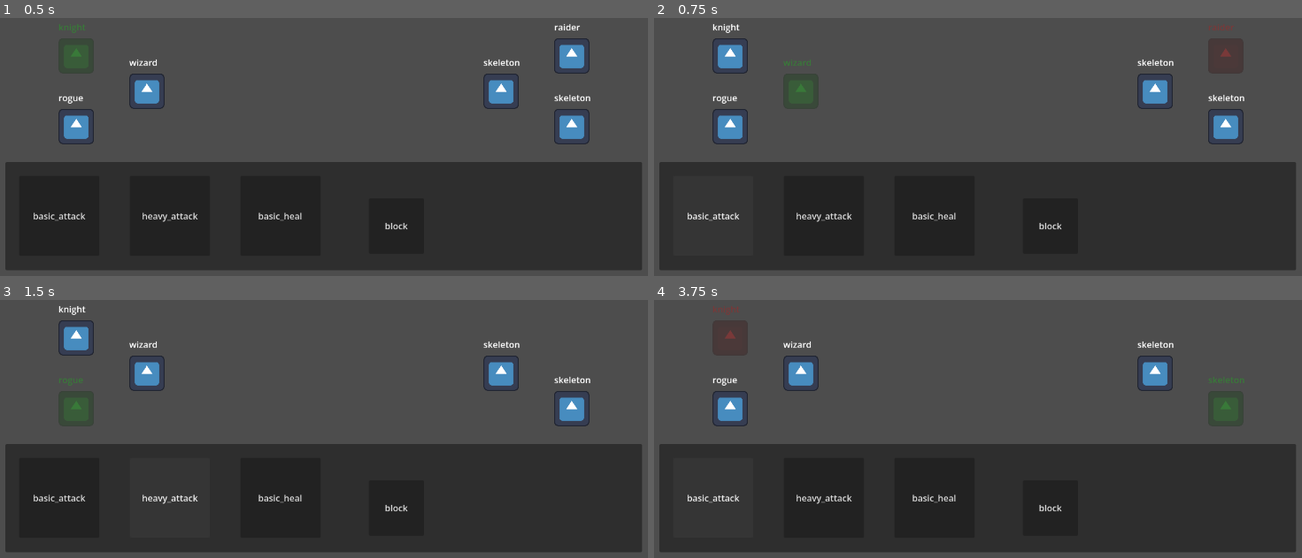
Above: before the commit, frames 1-4 (two rows, left to right).
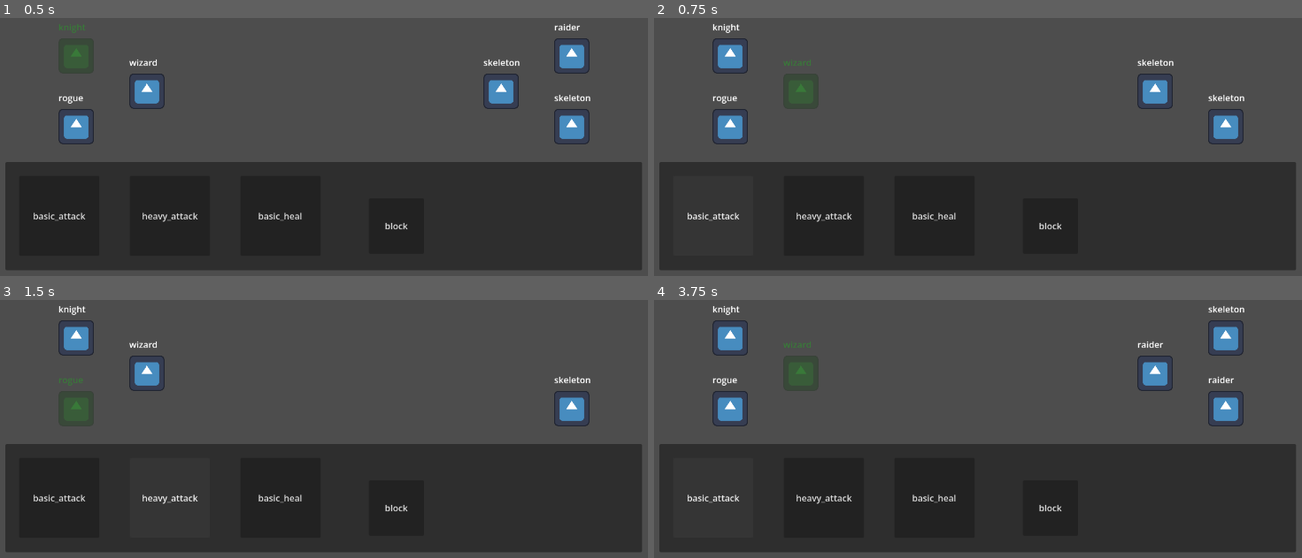
Above: after the commit, the same moments.

Repository: Kaeleb-Greene/dungeoneers-2
Game: Godot game, scene res://Scenes/dungeon.tscn
Same seed, same stepped clock (60 frames per second), same inputs: the game is played once before the commit and once after it. This scene is started directly instead of the project's main scene. The engine's default icon, where the game draws it, is replaced by a stand-in: a white triangle on a blue panel in a dark square.
Inputs:
- Up to frame 1 (0.5 s): no input
- Up to frame 2 (0.75 s): click "basic_attack" at 0.5 s
- Up to frame 3 (1.5 s): click "heavy_attack" at 1.25 s
- Up to frame 4 (3.75 s): click "basic_heal" at 2 s; click "block" at 2.75 s; click "basic_attack" at 3.5 s

Frame 1 is identical in both runs. In frame 2, less than 0.1% of the frame differs, in the area x 85-90%, y 2-16%; in frame 3, 0.6%; in frame 4, 2.8%, in the area x 9-92%, y 2-49%.

Commit message:
Finished the Card Data Base
- Finished adding all monster and player cards to the card database to be used for case handling.
- No functionality is available yet, but every card is being assigned and is accessible.

Diff:
--- a/Scenes/dungeon.tscn
+++ b/Scenes/dungeon.tscn
@@ -47,8 +47,6 @@
 text = "block
 "
 
-[node name="TurnQueue" type="Node2D" parent="." unique_id=1126370271]
-
 [node name="Camera2D" type="Camera2D" parent="." unique_id=696356979]
 
 [node name="Level0" type="Node2D" parent="." unique_id=1742555627]
--- a/Scripts/Dungeon/card_control.gd
+++ b/Scripts/Dungeon/card_control.gd
@@ -2,8 +2,6 @@
 
 #Card type + Description
 var card_def: Dictionary = {
-
-	#region PLAYER
 
 	### UNIVERSAL ###
 
@@ -11,84 +9,77 @@
 	"heavy_attack": ["attack", 2, "Attacks the enemy for 6 damage"],
 	"basic_heal": ["heal", 4, "Heals the target 4 health"],
 
+	#region PLAYER
+
 	#region TANK
 
-	### BASIC ###
-
 	### KNIGHT ###
-		#SPECIAL
-		"mighty_blow": ["attack", 1.5, "Attacks an enemy with 1.5x damage."],
-
-		#ADVANCED
+		"mighty_blow": ["attack", 1, "Strike a heavy blow to an enemy dealing 1.5x dmg, if target is below half hp deal 2x dmg."],
+		"swordsmandship": ["attack", 1, "Parry the next attack towards you and deal 1x dmg to the Attacker, if the attackers dmg stat is higher than it fails."],
+		"knights_defense": ["buff", 1, "Shield a party member absorbing the damage for them."],
 
 	### DWARF ###
-		#SPECIAL
-
-		#ADVANCED
+		"explosive": ["attack", 2, "Build a bomb that does 2x dmg to use on your next turn"],
+		"dwarven_weaponry": ["buff", .1, "Upgrade a party members dmg by 10%(only can be used once per party member, lasts the remainder of the floor)."],
+		"dwarven plating": ["buff", .1, "Armor a party member increasing their max health by 10%(only can be used once per party member, lasts the remainder of the floor)"],
 
 	### BARBARIAN ###
-		#SPECIAL
-		"taunt": ["debuff", 0, "Forces all monsters to attack this character until their next turn."],
-
-
-		#ADVANCED
+		"taunt": ["curse", .5, "Gain the attention of the enemies giving them a 50% chance to target you."],
+		"enrage": ["buff", .5, "Give a 50% chance on your next attack to hit twice."],
+		"drunken_rage": ["buff", 2, "Go berserk for 2 turns in a row dealing 2x dmg but lose a turn afterwards"],
 
 	### NECROMANCER ###
-		#SPECIAL
-
-		#ADVANCED
+		"arise": ["special", [.5], "Summon a skeleton .5x dmg on your turn that attacks randomly (cannot exceed 6 total party members)"],
+		"soul_reaping": ["attack", [.5], "Deal .5x dmg to an enemy stealing health for yourself"],
+		"spirit_sacriface": ["attack", [.75], "Destroy all active skeletons adding .75x dmg to your next attack per skeleton"],
 
 	#endregion
 
 	#region DAMAGE
 
-	### BASIC ###
-
 	### WIZARD ###
-		#SPECIAL
-
-		#ADVANCED
+	"vegas_fireball": ["attack", [1, 3].pick_random(), "Cast a fireball that does either 1 damage or 3x dmg"],
+	"fireball_maxima": ["attack", 2.5, "Cast a fireball that does .5x dmg to an enemy or has a 20% chance to do 2.5x base damage to all enemies"],
+	"magical_field": ["buff", 1, "Shield yourself in a magical bubble for 1 turns that reflects all incoming attack"],
 
 	### ARCHER ###
-		#SPECIAL
-
-		#ADVANCED
+	"arrow_barrage": ["attack", .5, "Rain down arrows on the enemy with a 50% chance to 1x dmg on each enemy"],
+	"longshot": ["attack", 2, "Draw your bow back for a heavy shot dealing 2x dmg"],
+	"freeze_arrow": ["attack", 1, "Does 1x dmg, 25% chance to freeze the enemy for their next turn"],
 
 	### HUNTSMAN ###
-		#SPECIAL
-
-		#ADVANCED
+	"mans_best_friend": ["special", 1, "Summon a companion dog with .5x huntsmans max hp that deals 1x dmg every turn to a random enemy"],
+	"buckshot": ["attack", 2, "Fire a heavy blow from your rifle dealing 2x base damage"],
+	"hunters_mark": ["buff", 1.5, "Marked enemy will take 1.5x more dmg from the dog until the enemy is defeated."],
+
+	### Rogue ###
+	"shadow_step": ["attack", .5, "Deal .5x base damage to all enemies"],
+	"pick_pocket": ["special", .5, "Deal .5x base damage and distract an enemy skipping their next turn"],
+	"backstab": ["attack", 2, "Vanish for a turn, then next turn hit one enemy for 2x dmg. If hit before your next turn and damage is amplified by 1.5x"],
+
+	#endregion
+
+	#region SUPPORT
 
 	### LANDON ###
-		#SPECIAL
-
-		#ADVANCED
-
-	#endregion
-
-	#region SUPPORT
-
-	### BASIC ###
-
-	### ROGUE ###
-		#SPECIAL
-
-		#ADVANCED
+	"study_time": ["special", 1, "Use any ability of one of your other party members"],
+	"self_improvement": ["buff", .2, "Increase your attack by 20% for the rest of the floor (cannot be stacked)"],
+	"student_enrollment": ["special", .15, "Enroll a party member as your student increasing all their stats by 15% for the rest of the floor (can be used once per floor)."],
 
 	### CLERIC ###
-		#SPECIAL
-
-		#ADVANCED
+	"blessing": ["heal", .3, "Heal a party member for 30% of their max hp"],
+	"heavenly_blow": ["attack", 1, "Strike the enemy dealing Nx damage (n equals the number of party members above half health not including summons)"],
+	"heavenly_blessing": ["heal", .2, "Heal your whole party for 20% of each max health"],
 
 	### ALCHEMIST ###
-		#SPECIAL
-
-		#ADVANCED
+	"hearty_potion": ["heal", .3, "Heal target for 3% of their max hp"],
+	"robust_potion": ["buff", .25, "Increase a party members next attack by 25%"],
+	"hardy_potion": ["buff", 1, "Negate the next attack against a party member"],
 
 	### DRUID ###
-		#SPECIAL
-
-		#ADVANCED
+	"thorny_vines": ["attack", .5, "Ensnare an enemy in vines dealing .75x dmg and skipping their next turn"],
+	"petals_of_vitality": ["heal", .3, "Heal a party member for 30% of their max health"],
+	"gaia_blessing": ["buff", .2, "Increase your entire parties dmg by 20% for 1 turns"],
 
 	#endregion
 
@@ -96,99 +87,154 @@
 
 	#region MONSTER
 
+	"weak_strike": ["attack", 1, "Strikes a party member inflicting 1x damage."],
+	"intermediate_strike": ["attack", 1.75, "Strikes a party member inflicting 1.75x damage."],
+	"heavy_strike": ["attack", 2.25, "Strikes a party member inflicting 2.25x damage."],
+	"inhuman_strike": ["attack", 3, "Strikes a party member inflicting 3x damage."],
+
 	#region CRYPT
 
 	### ZOMBIE ###
-	"bite": ["attack", 1, "Bites a party member inflicting 2 damage"],
-	"scratch": ["attack", 1, "Bites a party member inflicting 2 damage"],
+	"bite": ["attack", 1, "Bites a party member inflicting 2 damage."],
+	"scratch": ["attack", 1, "Bites a party member inflicting 2 damage."],
 
 	### SKELETON ###
-	"shoot_arrow": ["attack", 1, "Shoot an arrow at a party member inflicting 2 damage"],
+	"shoot_arrow": ["attack", 1, "Shoot an arrow at a party member inflicting 2 damage."],
 
 	### RAIDER ###
-	"shoot_bolt": ["attack", 1.25, "Shoot a bolt at a party member inflicting 4 damage"],
-	"raider_axe_throw": ["attack", 1.25, "Throw an axe at a party member inflicting 4 damage"],
-	"rally": ["buff", 1.5, "Organizes other monsters raising their attack by 1.5x"],
+	"shoot_bolt": ["attack", 1.25, "Shoot a bolt at a party member inflicting 1.25x damage."],
+	"raider_axe_throw": ["attack", 1.25, "Throw an axe at a party member inflicting 1.25x damage."],
+	"rally": ["buff", 1.5, "Organizes other monsters raising their attack by 1.5x."],
 
 	### MEGA KNIGHT ###
-	"mega_strike": ["attack", 2, "Strikes a party member inflicting 6 damage"],
-	"mega_heal": ["heal", 8, "Shoot a bolt at a party member inflicting 4 damage"],
+	"chivalry": ["buff", .1, "Shoot a bolt at a party member inflicting 8 damage."],
+	"mega_heal": ["heal", .3, "Self heal for 30% of max health."],
 
 	#endregion
 
 	#region SWAMP
 
 	### GOBLIN ###
-	"dagger_throw": ["attack", 1.75, "Strikes a party member inflicting 4 damage"],
-	"poison_strike": ["attack", 1.5, "Strikes a party member inflicting 3 damage and 2 poison"]
+	"dagger_throw": ["attack", 1.75, "Strikes a party member inflicting 4 damage."],
+	"poison_strike": ["attack", 1, "Attack for 1x damage and apply poison for 1 turn."],
 
 	### ORC ###
+	"hes_got_a_club": ["attack", 2, "Attack a party member for 2x damage."],
+	"thick_hide": ["buff", 0.25, "Raise defense by 0.25 for 1 turn"],
 
 	### TROLL ###
-
-	### OGRE ###
+	"carnage": ["buff", 2, "Increase attack by 2x for 1 turn."],
+	"piercing_gaze": ["curse", 1, "Petrify party member for 1 turn."],
+
+	### GREEN ONI ###
+	"shapeshift": ["special", 1, "Use a random enemies ability."],
+	"blunt_rage": ["buff", 2, "Increases attack by 2x for 1 turn."],
 
 	#endregion
 
 	#region CURSED_TOMB
 
 	### PHARAOH ###
-
-	### MUMMY ###
+	"call_of_the_tomb": ["special", 1, "Summons a mummy as a minion."],
+	"sacrificial_tomb": ["special", 0.25, "Kill all minions apply damage to all enemies (0.25x damage per minion) and wither for 1 turn."],
 
 	### SCARAB BEETLE ###
+	"burrow": ["buff", 0.2, "The next attack against this enemy does 0.2x damage."],
+	"rough_and_tumble": ["attack", 1.75, "Attack for 1.75x damage and apply confusion for 1 turn."],
 
 	### COBRA ###
+	"fang_strike": ["attack", 1.25, "Attack for 1.25x damage and apply poison for 2 turns."],
+	"strangle": ["attack", 1, "Attack for 1x damage and apply confusion for 1 turn."],
 
 	### ANUBIS ACOLYTE ###
+	"plague": ["curse", 1, "Forces a random curse onto the entire party for 1 turn."],
+	"bloody_slash": ["attack", 2, "Attacks for 2x damage and heals half the damage dealt."],
+	"underworld_consumption": ["attack", 1.25, "Attack for 1.25x damage and apply the curse of the undrworld until the end of combat."],
 
 	#endregion
 
 	#region ENCHANTED_LIBRARY
 
+	### GOLEM ###
+	"rock_shield": ["buff", .5, "Raise defense by .5."],
+	"diamond_crust": ["buff", 1, "Next attack does no damage (defense is 1)"],
+	"blood_stone": ["attack", 0.75, "Attack for .75x damage, heal for .1x of damage."],
+
+	### EVIL LIBRARIAN ###
+	"dark_blessing": ["heal", .1, "Read ancient literature that restores health to allies for 10% of max health."],
+	"dark_restoration": ["special", .5, "Read ancient literature that revives a dead teammate at 25% of their total hp at the cost of half of max health."],
+
+	### CULTIST ###
+	"deluded_worship": ["buff", .25, "Raise all enemy attack by 25% and apply vulnerable"],
+	"bloody_sacrifice": ["attack", 1, "Kill this enemy and apply all remaining health as damage to a random party member."],
+
 	### DARK WIZARD ###
-
-	### CURSED BOOK ###
-
-	### EVIL LIBRARIAN ###
-
-	### CULTIST ###
-
-	### GOLEM ###
+	"expanding_sources": ["special", 1, "Summons 1-2 cursed book minions."],
+	"cursed_knowledge": ["curse", 1, "Destroys all cursed book minions and applies a minor curse to the entire player party (1 book = weakness(0.8x damage modifier), 2 book = slowness(30% chance to skip turn), 3 book = knowledge restriction(changes 1 random card on each character to a basic_attack)"],
+	"dark_fire_ball": ["attack", 2, "Attack for 2x damage and apply burn for 1 turn."],
 
 	#endregion
 
 	#region HELLSCAPE
 
 	### FLYING DEMON ###
-
-	### FIRE IMP ###
+	"hot_rain": ["attack", 1.5, "Shoot fire from above, attack for 1.5x damage to all party members and apply burn."],
+	"wimp": ["special", 1, "Summon a fire imp as a minion."],
+	"ashes": ["special", 1.5, "Consumes all minions attack with 1.5x damage + 0.5 per minion consumed."],
 
 	### LAVA FROG ###
+	"lava_soup": ["heal", .5, "Drink lava from where you dwell, heal self for half max health."],
+	"lava_splash": ["attack", 1.25, "Attack the entire party for 1.25x damage and apply burn."],
 
 	### FIRE SERPENT ###
+	"red_flame": ["attack", 1.25, "Shoot hot red flames at enemy party dealing 1.25x damage to every enemy and applying burn."],
+	"white_flame": ["attack", 2, "Shoot white flames at one enemy dealing 2x damage and applying burn."],
+	"green_flame": ["heal", .25, "Shoot green flames at allies and heal them for a 25% of their total health."],
+
+	### Hellhound ###
+	"hellfire": ["attack", 2, "Attack for 2x damage and apply burn for 2 turns."],
+	"death_omen": ["curse", 1, "Apply vunerable to all party members for 2 turns."],
+	"hells_guardian": ["buff", .5, "Increase defense by .5 for 2 turns."],
 
 	#endregion
 
 	#region FROZEN CAVERN
 
 	### FROST TROLLS ###
+	"even_temper": ["buff", 2, "Increase attack by 2x for 2 turns."],
+	"dominating_presence": ["curse", 1, "Petrify all party members for 1 turn."],
+	"frozen_fist": ["attack", 1.5, "Attack for 1.5x damage apply frozen for 1 turn."],
 
 	### MAMMOTH ###
+	"triumphate_cry": ["curse", 1, "Apply weakness and vulnerable to all party members for 2 turns."],
+	"frozen_stomp": ["attack", 1.75, "Attack for 1.75x damage and apply frozen for 1 turn."],
+	"mobile fortress": ["buff", .5, "Increase attack and defense by 1.5x, 2x if last enemy."],
 
 	### SABERTOOTH TIGER ###
+	"mirage": ["special", 1, "Fills every available enemy slot with mirages. If the original is attacked all mirages are destroyed."],
+	"cold_blooded": ["attack", 1.75, "Attacks for 1.75x damage and applies petrified for 1 turn"],
+	"frozen_fangs": ["attack", 1.5, "Attacks for 1.5x damage and applies frozen for 1 turn."],
 
 	### YETI ###
+	"blizzard": ["attack", 1.75, "Attack all party members for 1.75x damage and apply frozen."],
+	"mountain_guardian": ["buff", 1, "Raise defense by .5 for 1 turn, apply weakness to all party members."],
 
 	#endregion
 
 	#region DRAGON DEN
 
 	### DRAKE ###
+	"element_burst": ["attack", 1.75, "Attack for 1.75x damage, deal random curse to player(frozen, burn, slowness, vulnerable, petrified)."],
+	"lesser_draconic_aura": ["curse", 1, "Apply weakness and vulnerable to all party members for 1 turn."],
 
 	### KOBALD ###
+	"group_sacrifice": ["special", 1, "if no drakes are present in the room can take away half the health of every kobold to summon a drake. Else: kills all kobolds and doubles the drakes attack and health and adds a 0.25x defense modifier."],
+	"draconic_trap": ["special", 1, "Apply a draconic trap curse to a player for 1 turn(If the cursed player attacks a draconic being they attacked themselves instead)."],
 
 	### DRAGON ###
+	"draconic_aura": ["curse", 1, "Reduce defense modifier of all party members to 0, apply weakness and vulnerable for 1 turn."],
+	"dragon_breathe": ["attack", 2.5, "Attack for 2.5x damage and apply burn for 3 turns."],
+	"dragon_heart": ["heal", .15, "Heal for 15% of max health, increase attack and defense damage by .5 for 1 turn."]
 
 	#endregion
 
@@ -238,12 +284,12 @@
 	return String(data[0])
 
 #Returns an individual card's type
-func get_card_value(card_key) -> int:
+func get_card_value(card_key) -> float:
 	var data: Array = get_card_data(card_key)
 	if (data.is_empty()):
 		return 0
 
-	return int(data[1])
+	return float(data[1])
 
 #Returns an individual card's type
 func get_card_desc(card_key) -> String:
@@ -266,5 +312,7 @@
 			match card_key:
 				"rally":
 					pass
-		"debuff":
+		"curse":
 			pass
+		"special":
+			pass
--- a/Scripts/Dungeon/combat_loop.gd
+++ b/Scripts/Dungeon/combat_loop.gd
@@ -160,7 +160,7 @@
 	if (turn_queue.is_empty()):
 		active_character = null
 		combat_state = CombatState.IDLE
-		push_error()
+		push_error("There are no more availale characters in the turn queue")
 		return
 
 	#get the active_turn_index
@@ -238,10 +238,7 @@
 
 func _on_enemy_turn_timer_timeout():
 	#only count when in combat
-	if !combat_loop:
-		return
-
-	if combat_state != CombatState.ENEMY_DELAY:
+	if !combat_loop || combat_state != CombatState.ENEMY_DELAY:
 		return
 
 	#Verify the enemy still exists
--- a/Scripts/Dungeon/dungeon_gen.gd
+++ b/Scripts/Dungeon/dungeon_gen.gd
@@ -71,11 +71,11 @@
 			"crypt":
 				init_entity_instance(id, ["mega_knight"], 0)
 			"swamp":
-				init_entity_instance(id, ["ogre"], 0)
+				init_entity_instance(id, ["green_oni"], 0)
 			"cursed_tomb":
 				init_entity_instance(id, ["anubis_acolyte"], 0)
 			"enchanted_library":
-				init_entity_instance(id, ["golem"], 0)
+				init_entity_instance(id, ["dark_wizard"], 0)
 			"hellscape":
 				init_entity_instance(id, ["hellhound"], 0)
 			"frozen_cavern":
@@ -90,14 +90,28 @@
 	match (_type):
 		#region PARTY
 		"knight":
+			return [140, 40, 2, ["basic_attack", "heavy_attack", "basic_heal"]]
+		"dwarf":
 			return [14, 4, 2, ["basic_attack", "heavy_attack", "basic_heal"]]
+		"barbarian":
+			return [14, 4, 2, ["basic_attack", "heavy_attack", "basic_heal"]]
+		"necromancer":
+			return [14, 4, 2, ["basic_attack", "heavy_attack", "basic_heal"]]
+		"wizard":
+			return [80, 40, 0, ["basic_attack", "heavy_attack", "basic_heal"]]
+		"archer":
+			return [8, 4, 0, ["basic_attack", "heavy_attack", "basic_heal"]]
+		"huntsman":
+			return [8, 4, 0, ["basic_attack", "heavy_attack", "basic_heal"]]
 		"rogue":
-			return [6, 4, 0, ["heavy_attack", "heavy_attack", "basic_heal"]]
-		"wizard":
-			return [8, 4, 0, ["basic_attack", "heavy_attack", "basic_heal"]]
+			return [60, 40, 0, ["heavy_attack", "heavy_attack", "basic_heal"]]
 		"alchemist":
 			return [10, 4, 0, ["basic_attack", "heavy_attack", "basic_heal"]]
 		"cleric":
+			return [12, 4, 0, ["basic_attack", "heavy_attack", "basic_heal"]]
+		"landon":
+			return [12, 4, 0, ["basic_attack", "heavy_attack", "basic_heal"]]
+		"druid":
 			return [12, 4, 0, ["basic_attack", "heavy_attack", "basic_heal"]]
 		#endregion
 
@@ -117,65 +131,65 @@
 		"goblin":
 			return [9, 2, 0, ["dagger_throw", "dagger_throw", "poison_strike"]]
 		"orc":
-			return [14, randi_range(3, 4), 0, ["basic_attack", "heavy_attack", "basic_heal"]]
+			return [14, randi_range(3, 4), 0, ["hes_got_a_club", "hes_got_a_club", "thick_hide"]]
 		"troll":
-			return [18, randi_range(3,4), 0, ["basic_attack", "heavy_attack", "basic_heal"]]
-		"ogre":
-			return [30, 3, 0, ["basic_attack", "heavy_attack", "basic_heal"]]
+			return [18, randi_range(3,4), 0, ["carnage", "piercing_gaze", "intermediate_strike"]]
+		"green_oni":
+			return [30, 3, 0, ["shapeshift", "blunt_rage", "heavy_strike"]]
 
 		#CURSED TOMB
 		"pharaoh":
-			return [9, 2, 0, ["basic_attack", "heavy_attack", "basic_heal"]]
+			return [9, 2, 0, ["call_of_the_tomb", "sacrificial_tomb", "intermediate_strike"]]
 		"mummy":
-			return [4, 2, 0, ["basic_attack", "heavy_attack", "basic_heal"]]
+			return [4, 2, 0, ["weak_strike", "weak_strike", "weak_strike"]]
 		"scarab_beetle":
-			return [14, randi_range(3, 4), 0, ["basic_attack", "heavy_attack", "basic_heal"]]
+			return [14, randi_range(3, 4), 0, ["burrow", "rough_and_tumble", "intermediate_strike"]]
 		"cobra":
-			return [18, randi_range(3,4), 0, ["basic_attack", "heavy_attack", "basic_heal"]]
+			return [18, randi_range(3,4), 0, ["strangle", "fang_strike", "intermediate_strike"]]
 		"anubis_acolyte":
-			return [30, 3, 0, ["basic_attack", "heavy_attack", "basic_heal"]]
+			return [30, 3, 0, ["plague", "bloody_slash", "underworld_consumption"]]
 
 		#ENCHANTED LIBRARY
+		"cursed_book":
+			return [4, 2, 0, ["weak_strike", "weak_strike", "weak_strike"]]
+		"evil_librarian":
+			return [14, randi_range(3, 4), 0, ["dark_blessing", "dark_restoration", "intermediate_strike"]]
+		"cultist":
+			return [18, randi_range(3,4), 0, ["deluded_worship", "bloody_sacrifice", "intermediate_strike"]]
+		"golem":
+			return [40, 2, 0, ["rock_shield", "diamond_crust", "blood_stone"]]
 		"dark_wizard":
-			return [9, 2, 0, ["basic_attack", "heavy_attack", "basic_heal"]]
-		"cursed_book":
-			return [4, 2, 0, ["basic_attack", "heavy_attack", "basic_heal"]]
-		"evil_librarian":
-			return [14, randi_range(3, 4), 0, ["basic_attack", "heavy_attack", "basic_heal"]]
-		"cultist":
-			return [18, randi_range(3,4), 0, ["basic_attack", "heavy_attack", "basic_heal"]]
-		"golem":
-			return [40, 2, 0, ["basic_attack", "heavy_attack", "basic_heal"]]
+			return [9, 2, 0, ["expanding_sources", "cursed_knowledge", "dark_fire_ball"]]
 
 		#HELLSCAPE
 		"flying_demon":
-			return [9, 2, 0, ["basic_attack", "heavy_attack", "basic_heal"]]
+			return [9, 2, 0, ["hot_rain", "wimp", "ashes"]]
 		"fire_imp":
-			return [4, 2, 0, ["basic_attack", "heavy_attack", "basic_heal"]]
+			return [4, 2, 0, ["intermediate_strike", "intermediate_strike", "intermediate_strike"]]
 		"lava_frog":
-			return [14, randi_range(3, 4), 0, ["basic_attack", "heavy_attack", "basic_heal"]]
+			return [14, randi_range(3, 4), 0, ["lava_soup", "lava_splash", "intermediate_strike"]]
 		"fire_serpent":
-			return [18, randi_range(3,4), 0, ["basic_attack", "heavy_attack", "basic_heal"]]
+			return [18, randi_range(3,4), 0, ["red_flame", "white_flame", "green_flame"]]
 		"hellhound":
-			return [40, 2, 0, ["basic_attack", "heavy_attack", "basic_heal"]]
+			return [40, 2, 0, ["hellfire", "death_omen", "hells_guardian"]]
 
 		#FROZEN CAVERN
 		"frost_troll":
-			return [9, 2, 0, ["basic_attack", "heavy_attack", "basic_heal"]]
+			return [9, 2, 0, ["even_temper", "dominating_presence", "frozen_fist"]]
 		"mammoth":
-			return [14, randi_range(3, 4), 0, ["basic_attack", "heavy_attack", "basic_heal"]]
+			return [14, randi_range(3, 4), 0, ["triumphate_cry", "frozen_stomp", "fortress"]]
 		"sabertooth_tiger":
-			return [18, randi_range(3,4), 0, ["basic_attack", "heavy_attack", "basic_heal"]]
+			return [18, randi_range(3,4), 0, ["mirage", "cold_blooded", "frozen_fangs"]]
 		"yeti":
-			return [40, 2, 0, ["basic_attack", "heavy_attack", "basic_heal"]]
+			return [40, 2, 0, ["blizzard", "mountain_guardian", "inhuman_strike"]]
 
 		#DRAGONS DEN
 		"kobald":
-			return [18, randi_range(3,4), 0, ["basic_attack", "heavy_attack", "basic_heal"]]
+			return [18, randi_range(3,4), 0, ["group_sacrifice", "draconic_trap", "intermediate_strike"]]
 		"drake":
-			return [40, 2, 0, ["basic_attack", "heavy_attack", "basic_heal"]]
+			return [40, 2, 0, ["element_burst", "lesser_draconic_aura", "inhuman_strike"]]
 		"dragon":
-			return [30, 5, 0, ["basic_attack", "heavy_attack", "basic_heal"]]
+			return [30, 5, 0, ["draconic_aura", "dragon_breathe", "dragon_heart"]]
 
 		#endregion
 
